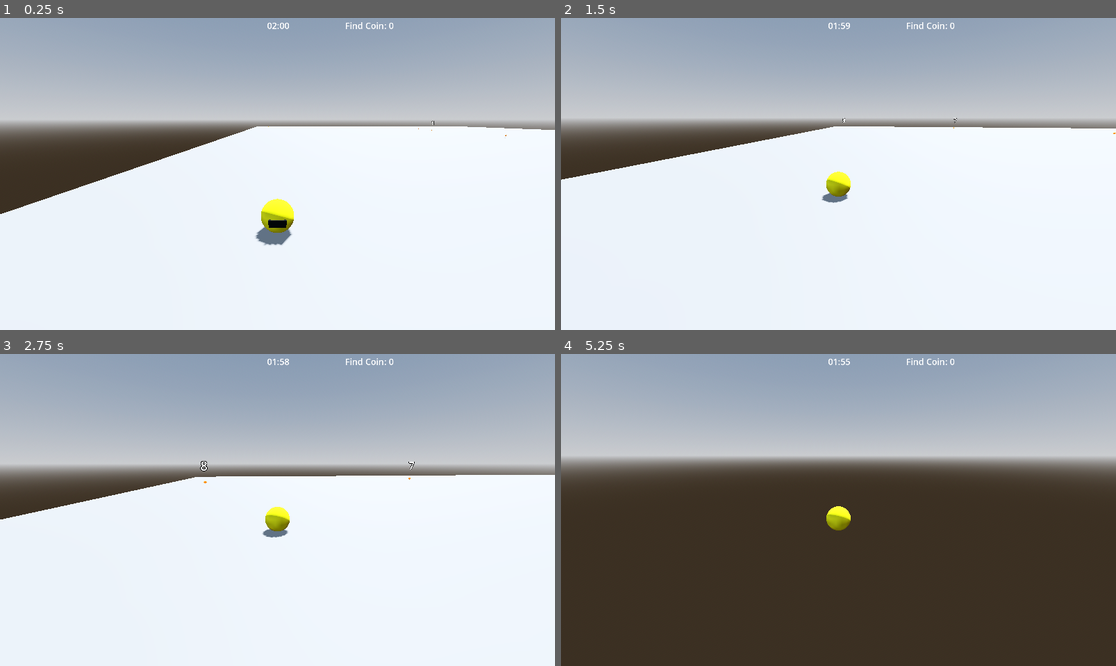
Above: before the commit, frames 1-4 (two rows, left to right).
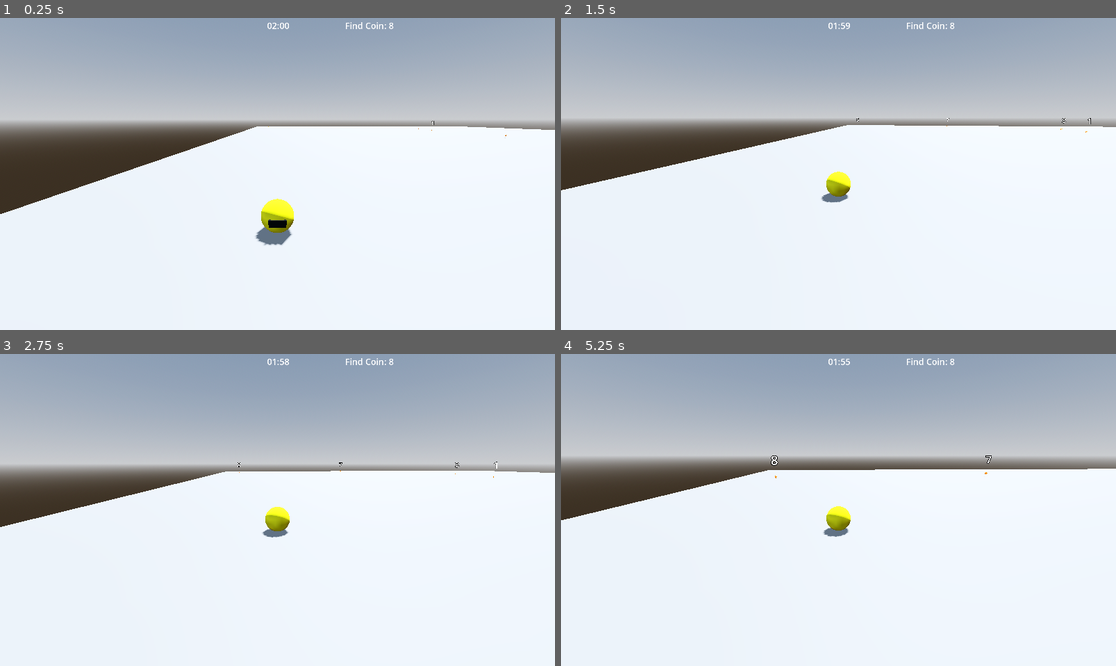
Above: after the commit, the same moments.

Repository: cliff-lilly-jean/pacman-stealth-game
Game: Godot game, scene res://entities/world/world.tscn
The game is run twice, just before and just after one commit, with the same random seed, the same clock (stepped at 60 frames per second) and the same inputs.
Inputs (mouse positions are in pixels of both pictures, inside the frame that each line leads up to):
- Up to frame 1 (0.25 s): no input
- Up to frame 2 (1.5 s): move the mouse to (866, 174) at 0.52 s; hold Ctrl (sprint) 0.53-1.28 s; hold W (move_forward) from 0.53 s (still down); tap Shift (dash) at 0.6 s; move the mouse to (810, 174) at 1.27 s; tap Ctrl (sprint) at 1.35 s
- Up to frame 3 (2.75 s): keep holding W (move_forward); tap Shift (dash) at 1.55, 2.1 s; move the mouse to (288, 503) at 2.02 s; hold Ctrl (sprint) from 2.03 s (still down)
- Up to frame 4 (5.25 s): keep holding W (move_forward); move the mouse to (832, 516) at 2.77 s; release Ctrl (sprint) at 2.78 s; tap Ctrl (sprint) at 2.85, 4.35 s; tap Shift (dash) at 3.05, 3.6, 4.55, 5.1 s; move the mouse to (877, 513) at 3.52 s; hold Ctrl (sprint) 3.53-4.28 s; move the mouse to (794, 506) at 4.27 s; move the mouse to (844, 510) at 5.02 s; hold Ctrl (sprint) from 5.03 s (still down)

The runs differ from the first frame. In frame 1, less than 0.1% of the frame differs, in the area x 70-71%, y 1-4%; in frame 2, 1.3%; in frame 3, 1.5%; in frame 4, 60%, in the area x 0-100%, y 1-100%.

Commit message:
added  a signal to the event bus that allows the game manager to wat for the all the coins to be spoawned in the coin manager first , allowing for the UI to reflect the wright first number to get

Diff:
--- a/entities/managers/coin_manager.gd
+++ b/entities/managers/coin_manager.gd
@@ -47,6 +47,8 @@
 
 	print(total_coins[0].global_position)
 	_is_spawning = false
+
+	EventBus.coins_spawned.emit()
 
 ## CHecks if a spawn area isnt hindered by any obstacles preventing the coin from loading in
 func is_spawn_position_clear(spawn_position: Vector3) -> bool:
--- a/entities/managers/game_manager.gd
+++ b/entities/managers/game_manager.gd
@@ -9,8 +9,8 @@
 
 func _ready() -> void:
 
-	## Wait until the ground is spawned
-	await get_tree().physics_frame
+	## Wait until the coins are spawned
+	await EventBus.coins_spawned
 
 	next_coin.next_coin_number = (
 		coin_manager.get_highest_coin_number()
--- a/entities/player/player.tscn
+++ b/entities/player/player.tscn
@@ -22,14 +22,15 @@
 [node name="Player" type="CharacterBody3D" unique_id=573448500 node_paths=PackedStringArray("mesh")]
 collision_mask = 6
 script = ExtResource("1_8afob")
-move_speed = 8.0
-acceleration = 40.0
-deceleration = 85.0
-sprint_speed = 30.0
-sprint_acceleration = 300.0
-sprint_deceleration = 400.0
-dash_speed = 100.0
-dash_acceleration = 800.0
+move_speed = 10.0
+acceleration = 15.0
+deceleration = 25.0
+sprint_speed = 15.0
+sprint_acceleration = 35.0
+sprint_deceleration = 45.0
+dash_speed = 45.0
+dash_acceleration = 65.0
+gravity = 100.0
 mesh = NodePath("MeshInstance3D")
 
 [node name="CollisionShape3D" type="CollisionShape3D" parent="." unique_id=1748136380]
--- a/utils/autoloads/event_bus.gd
+++ b/utils/autoloads/event_bus.gd
@@ -3,6 +3,7 @@
 ## Coins
 signal coin_collected(coin_number: int)
 signal next_coin_collected()
+signal coins_spawned
 
 ## Stamina
 signal stamina_updated(amount: float)
Not shown, changed: assets/mesh_libraries/dark_dungeon.tres
